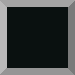
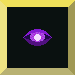
Comparing the layer stacks of the two w=75, h=75 images. Changes:
removed layer "Background copy" over (0, 0, 75, 75)
renamed "Background" to "frame", showed it over (0, 0, 75, 75)
added layer "Eye Feel Extremely Unwell" above "Minor Case of Wormhole" over (0, 0, 75, 75)
